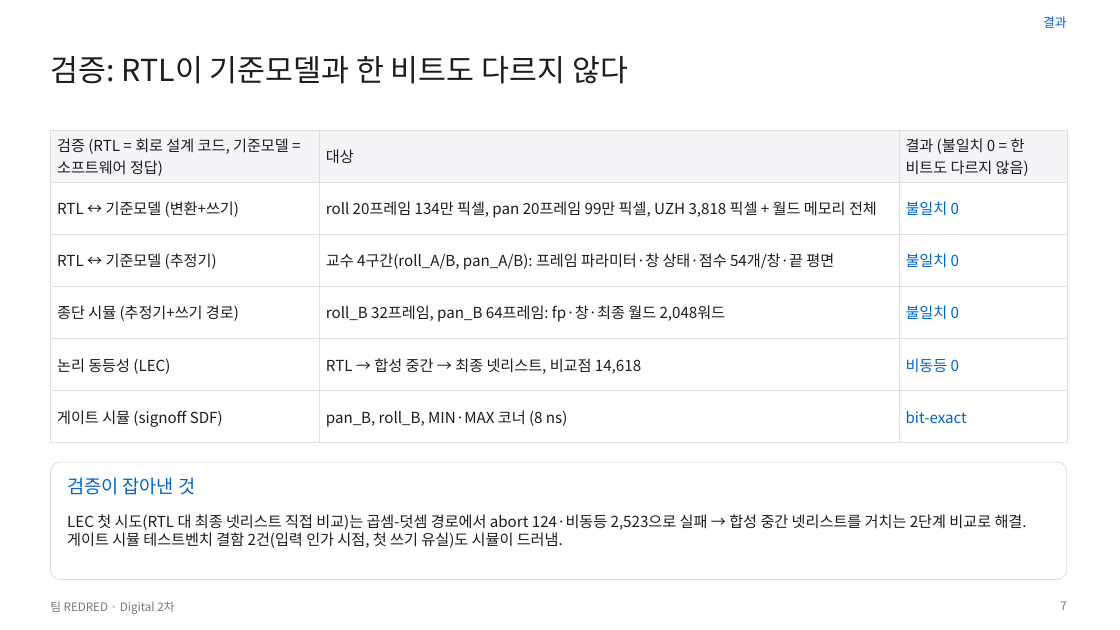
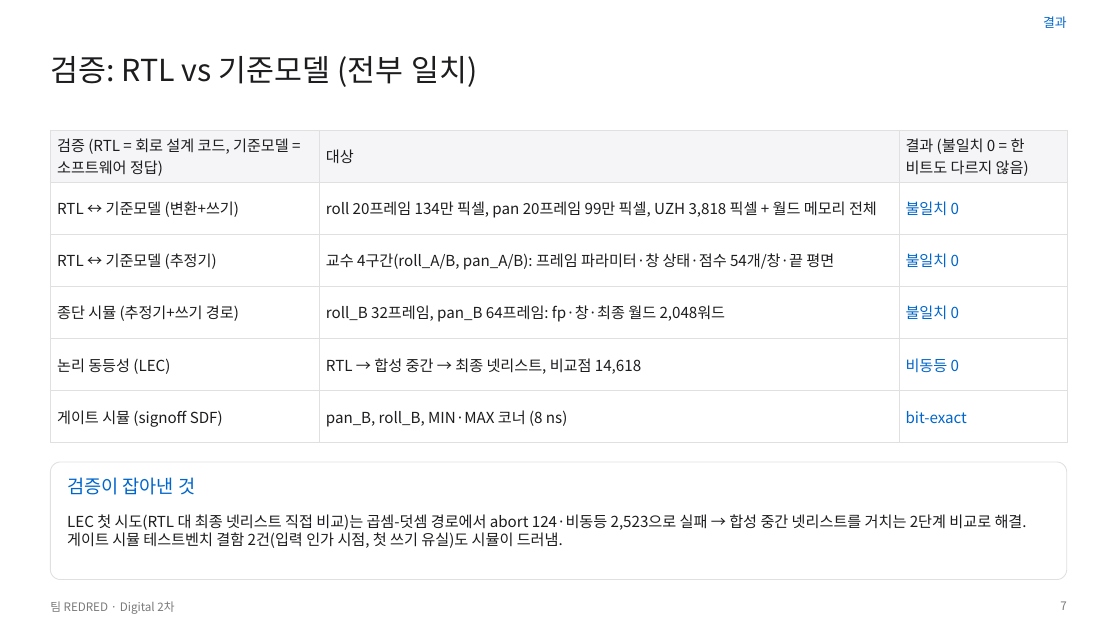
Before and after one commit to GangHeeJo/AI-SEMI, a slide deck: slide 7 of submission/REDRED_2차_발표자료_칩S.pptx. Drawn at 1120x630 pixels with LibreOffice and Linux fonts; fonts in the diff are those of the drawing. Boxes give left, top, right and bottom in pixels: in the first picture for what was removed or moved away, otherwise in the second. Text is boxed around its words. In the diff, an @@ line names an element or a change of style, - is before the commit and + after.

```diff
--- a/submission/REDRED_2차_발표자료_칩S.pptx
+++ b/submission/REDRED_2차_발표자료_칩S.pptx
@@ text at (50,56,478,87): text changed @@
-검증: RTL이 기준모델과 한 비트도 다르지 않다
+검증: RTL vs 기준모델 (전부 일치)
```
Also in this commit, not shown: 17 other slides changed, 4 other files.
